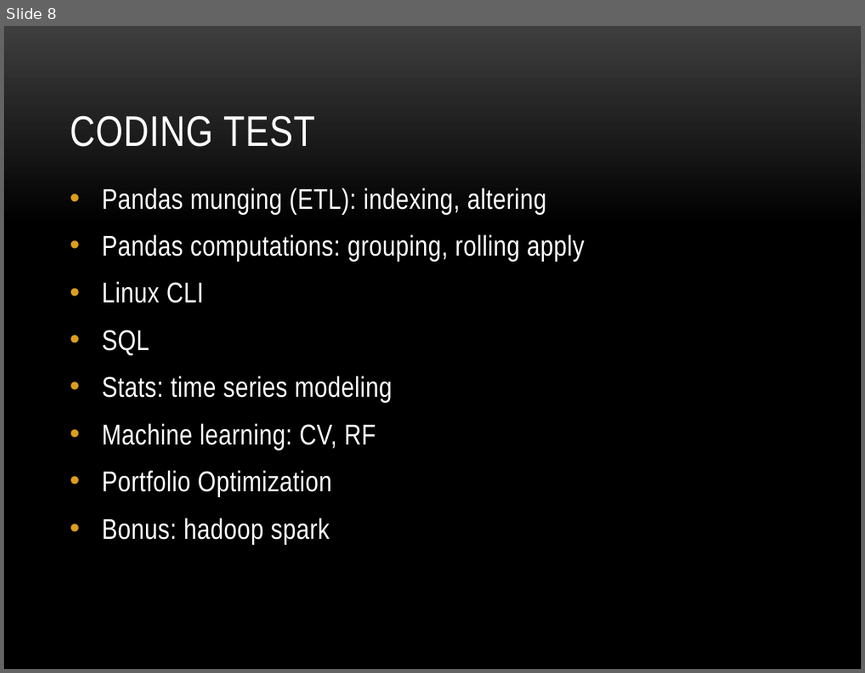
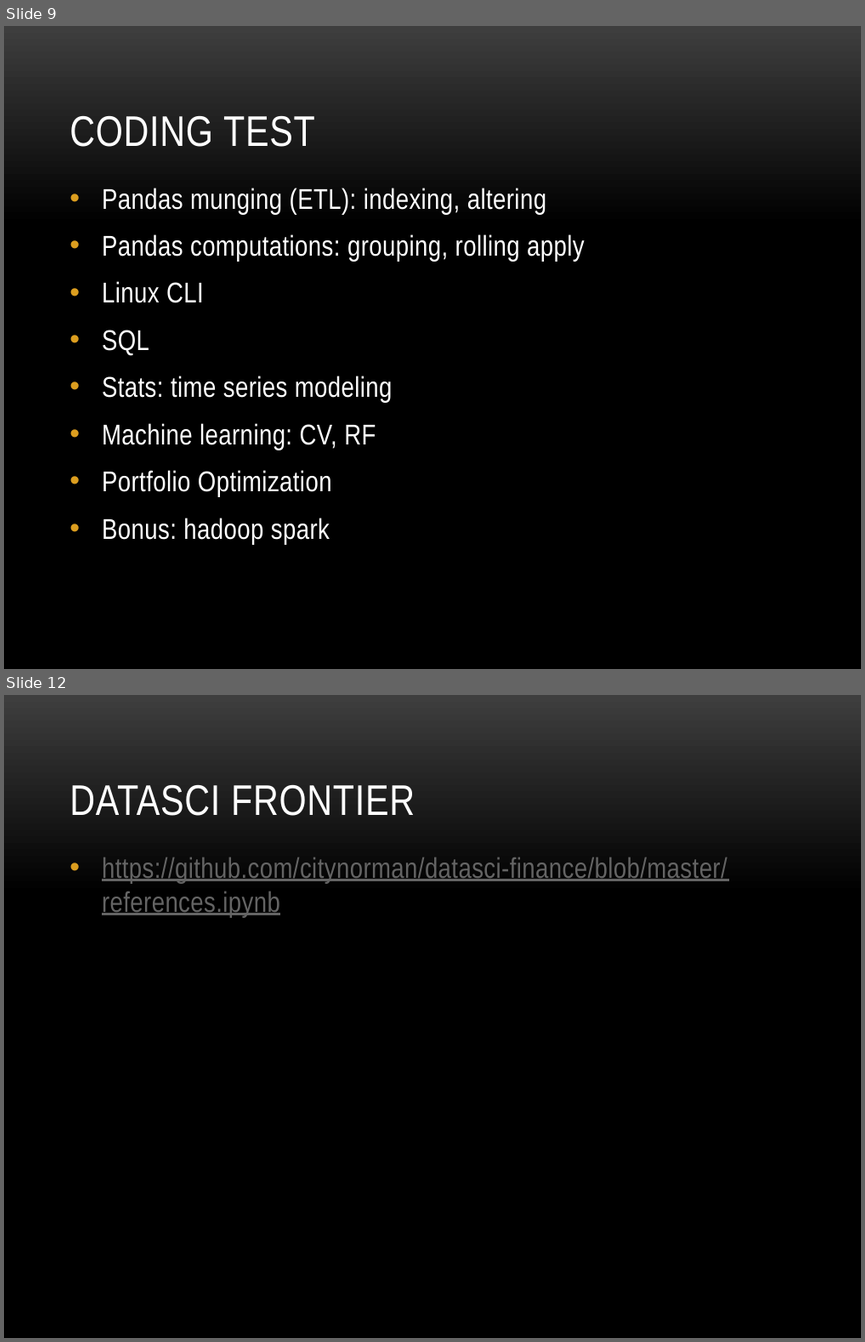
Before and after one commit to coryang/datasci-finance, a slide deck: Datasci finance UBS 2016.09.12.pptx. Shown one above the other, each under a label of ours: slide 8 before the commit, slides 9 and 12 after it; the slides between them are not shown. The pictures are 865x673 and 865x1342 pixels, drawn with LibreOffice and Linux fonts; fonts in the diff are those of the drawing; background and template pictures are left out. Boxes give left, top, right and bottom in pixels: in the first picture for what was removed or moved away, otherwise in the second. Text is boxed around its words. In the diff, an @@ line names an element or a change of style, - is before the commit and + after.

```diff
--- a/Datasci finance UBS 2016.09.12.pptx
+++ b/Datasci finance UBS 2016.09.12.pptx
@@ slide 12 added at [4,695,861,1338], background picture (left out) @@
@@ title added at [69,784,415,816], 36 pt, text #FFFFFF @@
+DATASCI FRONTIER
@@ text added at [102,857,727,917], 24 pt, text #646464, underline @@
+• https://github.com/citynorman/datasci-finance/blob/master/references.ipynb
@@ what was slide 8 is now slide 9 @@
```
Also in this commit, not shown: 4 slides changed, 1 other slide added, 1 slide removed, 1 other file.
